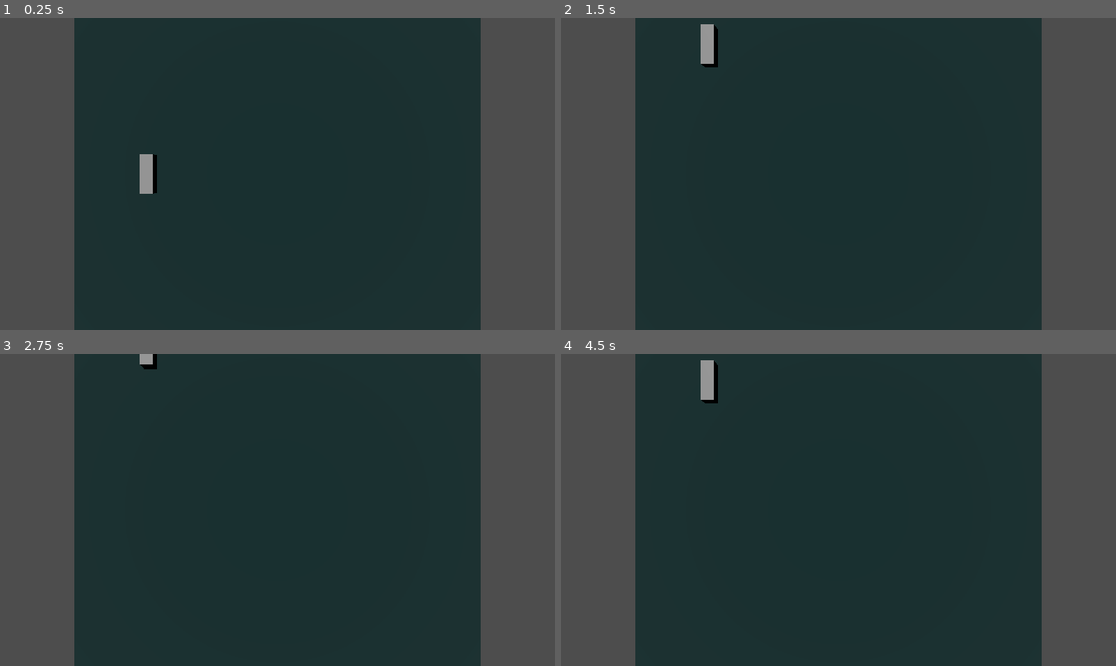
Above: before the commit, frames 1-4 (two rows, left to right).
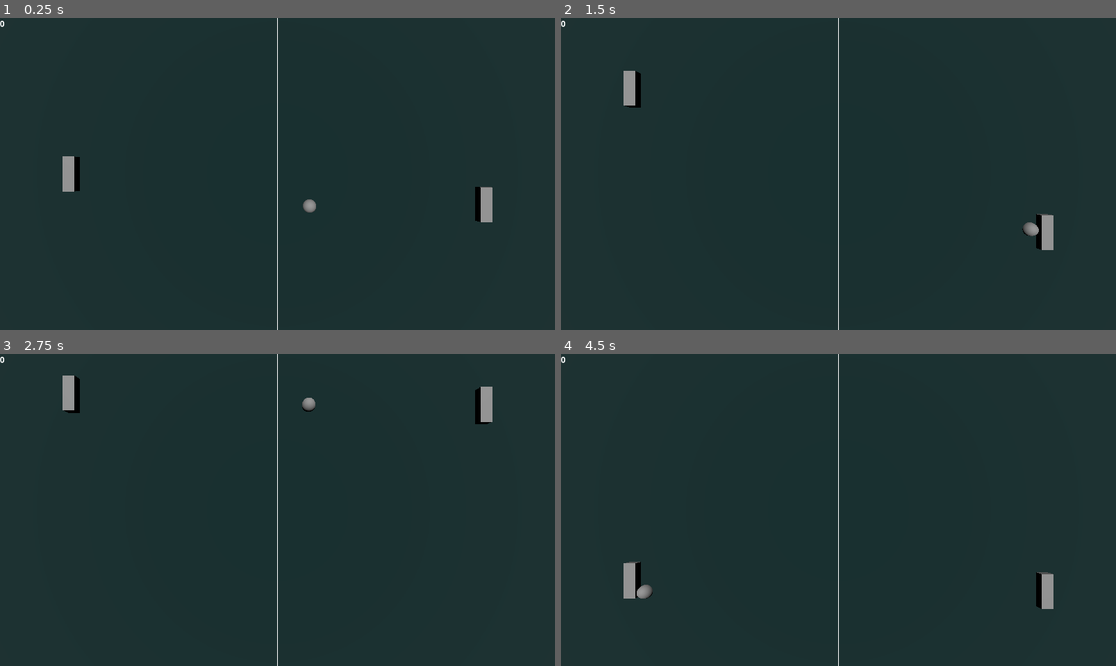
Above: after the commit, the same moments.

Repository: jmb462/Pong-Godot
Game: Godot game, scene res://main.tscn
The game is run twice, just before and just after one commit, with the same random seed, the same clock (stepped at 60 frames per second) and the same inputs.
Inputs:
- Up to frame 1 (0.25 s): no input
- Up to frame 2 (1.5 s): hold Up (up) 0.53-1.28 s; hold Down (down) from 1.28 s (still down)
- Up to frame 3 (2.75 s): release Down (down) at 2.03 s; hold Up (up) from 2.03 s (still down)
- Up to frame 4 (4.5 s): release Up (up) at 3.53 s; hold Down (down) from 3.53 s (still down)

The runs differ from the first frame. In frame 1, 28% of the frame differs, in the area x 0-100%, y 0-100%; in frame 2, 28%; in frame 3, 27%; in frame 4, 28%.

Commit message:
Ajout de la balle et de son déplacement, deuxième raquette et limite de l'écran

Diff:
--- /dev/null
+++ b/DrawManager.gd
@@ -0,0 +1,14 @@
+extends Node2D
+
+
+# Called when the node enters the scene tree for the first time.
+func _ready():
+	pass # Replace with function body.
+
+
+# Called every frame. 'delta' is the elapsed time since the previous frame.
+func _process(delta):
+	pass
+
+func _draw():
+	draw_line(Vector2(get_owner().screenWidth/2, 0), Vector2(get_owner().screenWidth/2, get_owner().screenHeight), Color.WHITE)
--- /dev/null
+++ b/ball.gd
@@ -0,0 +1,50 @@
+extends CharacterBody3D
+
+@export var speed = 16
+
+var dir = Vector3.ZERO
+
+var hasBouncedThisFrame = false
+
+# Called when the node enters the scene tree for the first time.
+func _ready():
+	reset()
+
+# Called every frame. 'delta' is the elapsed time since the previous frame.
+func _process(delta):
+	velocity = dir
+	velocity = velocity.normalized() * speed
+	move_and_slide()
+
+func _physics_process(delta):
+	print(dir)
+
+	for index in range(get_slide_collision_count()):
+		var collision = get_slide_collision(index)
+		if hasBouncedThisFrame == false:
+			if collision.get_collider().is_in_group("pad"):
+				bounceX()
+			if collision.get_collider().name == "BottomWall":
+				bounceY()
+			if collision.get_collider().name == "TopWall":
+				bounceY()
+			if collision.get_collider().name == "LeftWall":
+				bounceX()
+			if collision.get_collider().name == "RightWall":
+				bounceX()
+
+	hasBouncedThisFrame = false
+
+func reset():
+	dir.x = 1
+	dir.z = 1
+
+func bounceX():
+	print("Rebond X")
+	dir.x = -dir.x
+	hasBouncedThisFrame = true
+
+func bounceY():
+	print("Rebond Y")
+	dir.z = -dir.z
+	hasBouncedThisFrame = true
--- /dev/null
+++ b/ball.tscn
@@ -0,0 +1,21 @@
+[gd_scene load_steps=4 format=3 uid="uid://c3r11cghnqbs8"]
+
+[ext_resource type="Script" path="res://ball.gd" id="1_0bseo"]
+
+[sub_resource type="SphereMesh" id="SphereMesh_vexau"]
+
+[sub_resource type="SphereShape3D" id="SphereShape3D_4myek"]
+margin = 0.1
+radius = 0.6
+
+[node name="Ball" type="CharacterBody3D"]
+collision_layer = 4
+collision_mask = 10
+script = ExtResource("1_0bseo")
+
+[node name="MeshInstance3D" type="MeshInstance3D" parent="."]
+transform = Transform3D(1.2, 0, 0, 0, 1.2, 0, 0, 0, 1.2, 0, 0, 0)
+mesh = SubResource("SphereMesh_vexau")
+
+[node name="CollisionShape3D" type="CollisionShape3D" parent="."]
+shape = SubResource("SphereShape3D_4myek")
--- /dev/null
+++ b/canvas.tscn
@@ -0,0 +1,26 @@
+[gd_scene load_steps=3 format=3 uid="uid://dbto0p13bmgw8"]
+
+[ext_resource type="Script" path="res://playerScore1.gd" id="1_7rvjq"]
+[ext_resource type="Script" path="res://playerScore2.gd" id="2_q6u04"]
+
+[node name="Canvas" type="Control"]
+layout_mode = 3
+anchors_preset = 15
+anchor_right = 1.0
+anchor_bottom = 1.0
+grow_horizontal = 2
+grow_vertical = 2
+
+[node name="playerScore1" type="Label" parent="."]
+layout_mode = 0
+offset_right = 40.0
+offset_bottom = 23.0
+text = "0"
+script = ExtResource("1_7rvjq")
+
+[node name="playerScore2" type="Label" parent="."]
+layout_mode = 0
+offset_right = 40.0
+offset_bottom = 23.0
+text = "0"
+script = ExtResource("2_q6u04")
--- /dev/null
+++ b/draw_manager.tscn
@@ -0,0 +1,6 @@
+[gd_scene load_steps=2 format=3 uid="uid://dhwfh5iljou7n"]
+
+[ext_resource type="Script" path="res://DrawManager.gd" id="1_2ghy6"]
+
+[node name="DrawManager" type="Node2D"]
+script = ExtResource("1_2ghy6")
--- /dev/null
+++ b/main.gd
@@ -0,0 +1,21 @@
+extends Node3D
+
+var screenWidth
+var screenHeight
+
+var playerScore1
+var playerScore2
+
+func _ready():
+	var viewport = get_viewport()
+	screenWidth = viewport.size.x
+	screenHeight = viewport.size.y
+
+	playerScore1 = 0
+	playerScore2 = 0
+
+func addScore(playerNb):
+	if playerNb == 1:
+		playerScore1 += 1
+	elif playerNb == 2:
+		playerScore2 += 1
--- a/main.tscn
+++ b/main.tscn
@@ -1,24 +1,77 @@
-[gd_scene load_steps=4 format=3 uid="uid://duawakmiirdpp"]
+[gd_scene load_steps=11 format=3 uid="uid://duawakmiirdpp"]
 
 [ext_resource type="PackedScene" uid="uid://c3cogn2qrosr" path="res://pad1.tscn" id="1_713db"]
+[ext_resource type="Script" path="res://main.gd" id="1_npgrm"]
+[ext_resource type="PackedScene" uid="uid://dxjmiqx58idlv" path="res://pad_2.tscn" id="2_5glmr"]
+[ext_resource type="PackedScene" uid="uid://c3r11cghnqbs8" path="res://ball.tscn" id="3_lsgco"]
+[ext_resource type="PackedScene" uid="uid://dhwfh5iljou7n" path="res://draw_manager.tscn" id="5_d2v7a"]
+[ext_resource type="PackedScene" uid="uid://dbto0p13bmgw8" path="res://canvas.tscn" id="6_1cviw"]
 
 [sub_resource type="StandardMaterial3D" id="StandardMaterial3D_t1y5m"]
 albedo_color = Color(0, 0.156863, 0.156863, 1)
 
 [sub_resource type="PlaneMesh" id="PlaneMesh_inxwl"]
 
+[sub_resource type="BoxShape3D" id="BoxShape3D_x77x8"]
+size = Vector3(64, 1, 1)
+
+[sub_resource type="BoxShape3D" id="BoxShape3D_7apjb"]
+size = Vector3(1, 1, 32)
+
 [node name="Main" type="Node3D"]
+script = ExtResource("1_npgrm")
 
 [node name="MeshInstance3D" type="MeshInstance3D" parent="."]
-transform = Transform3D(16, 0, 0, 0, 1, 0, 0, 0, 16, 0, 0, 0)
+transform = Transform3D(64, 0, 0, 0, 4, 0, 0, 0, 64, 0, 0, 0)
 material_override = SubResource("StandardMaterial3D_t1y5m")
 mesh = SubResource("PlaneMesh_inxwl")
 
 [node name="Camera3D" type="Camera3D" parent="."]
-transform = Transform3D(1, 0, 0, 0, -4.37114e-08, 1, 0, -1, -4.37114e-08, 0, 16, 0)
+transform = Transform3D(1, 0, 0, 0, -4.37114e-08, 1, 0, -1, -4.37114e-08, 0, 18, 0)
 
 [node name="DirectionalLight3D" type="DirectionalLight3D" parent="."]
 transform = Transform3D(1, 0, 0, 0, -0.258819, 0.965926, 0, -0.965926, -0.258819, 0, 12.9602, -22.2714)
 
-[node name="Pad1" parent="." instance=ExtResource("1_713db")]
-transform = Transform3D(-1, 0, 8.74228e-08, 0, 1, 0, -8.74228e-08, 0, -1, -10, 0, 0)
+[node name="Pad1" parent="." groups=["pad"] instance=ExtResource("1_713db")]
+transform = Transform3D(-1, 0, 8.74228e-08, 0, 1, 0, -8.74228e-08, 0, -1, -18, 0, 0)
+
+[node name="Pad2" parent="." groups=["pad"] instance=ExtResource("2_5glmr")]
+transform = Transform3D(1, 0, 0, 0, 1, 0, 0, 0, 1, 18, 0, 0)
+
+[node name="Ball" parent="." instance=ExtResource("3_lsgco")]
+
+[node name="TopWall" type="StaticBody3D" parent="."]
+transform = Transform3D(1, 0, 0, 0, 1, 0, 0, 0, 1, 0, 0, -12)
+collision_layer = 8
+collision_mask = 15
+
+[node name="CollisionShape3D" type="CollisionShape3D" parent="TopWall"]
+shape = SubResource("BoxShape3D_x77x8")
+
+[node name="BottomWall" type="StaticBody3D" parent="."]
+transform = Transform3D(1, 0, 0, 0, 1, 0, 0, 0, 1, 0, 0, 12)
+collision_layer = 8
+collision_mask = 15
+
+[node name="CollisionShape3D" type="CollisionShape3D" parent="BottomWall"]
+shape = SubResource("BoxShape3D_x77x8")
+
+[node name="RightWall" type="StaticBody3D" parent="."]
+collision_layer = 8
+collision_mask = 15
+
+[node name="CollisionShape3D" type="CollisionShape3D" parent="RightWall"]
+transform = Transform3D(1, 0, 0, 0, 1, 0, 0, 0, 1, 24, 0, 0)
+shape = SubResource("BoxShape3D_7apjb")
+
+[node name="LeftWall" type="StaticBody3D" parent="."]
+collision_layer = 8
+collision_mask = 15
+
+[node name="CollisionShape3D" type="CollisionShape3D" parent="LeftWall"]
+transform = Transform3D(1, 0, 0, 0, 1, 0, 0, 0, 1, -24, 0, 0)
+shape = SubResource("BoxShape3D_7apjb")
+
+[node name="DrawManager" parent="." instance=ExtResource("5_d2v7a")]
+
+[node name="Canvas" parent="." instance=ExtResource("6_1cviw")]
--- a/pad1.tscn
+++ b/pad1.tscn
@@ -7,7 +7,8 @@
 [sub_resource type="BoxShape3D" id="BoxShape3D_0otmp"]
 
 [node name="Pad1" type="CharacterBody3D"]
-transform = Transform3D(1, 0, 0, 0, 1, 0, 0, 0, 1, -10, 0, 0)
+collision_layer = 2
+collision_mask = 12
 script = ExtResource("1_rtnyg")
 
 [node name="MeshInstance3D" type="MeshInstance3D" parent="."]
--- /dev/null
+++ b/pad2.gd
@@ -0,0 +1,5 @@
+extends CharacterBody3D
+
+# Called every frame. 'delta' is the elapsed time since the previous frame.
+func _process(delta):
+	position.z = get_node("../Ball").position.z
--- /dev/null
+++ b/pad_2.tscn
@@ -0,0 +1,20 @@
+[gd_scene load_steps=4 format=3 uid="uid://dxjmiqx58idlv"]
+
+[ext_resource type="Script" path="res://pad2.gd" id="1_tvr0o"]
+
+[sub_resource type="BoxMesh" id="BoxMesh_kr00w"]
+
+[sub_resource type="BoxShape3D" id="BoxShape3D_ksy2u"]
+size = Vector3(1, 1, 3)
+
+[node name="Pad2" type="CharacterBody3D"]
+collision_layer = 2
+collision_mask = 12
+script = ExtResource("1_tvr0o")
+
+[node name="MeshInstance3D" type="MeshInstance3D" parent="."]
+transform = Transform3D(1, 0, 0, 0, 1, 0, 0, 0, 3, 0, 0, 0)
+mesh = SubResource("BoxMesh_kr00w")
+
+[node name="CollisionShape3D" type="CollisionShape3D" parent="."]
+shape = SubResource("BoxShape3D_ksy2u")
--- /dev/null
+++ b/playerScore1.gd
@@ -0,0 +1,11 @@
+extends Label
+
+
+# Called when the node enters the scene tree for the first time.
+func _ready():
+	pass
+
+
+# Called every frame. 'delta' is the elapsed time since the previous frame.
+func _process(delta):
+	pass
--- /dev/null
+++ b/playerScore2.gd
@@ -0,0 +1,11 @@
+extends Label
+
+
+# Called when the node enters the scene tree for the first time.
+func _ready():
+	pass # Replace with function body.
+
+
+# Called every frame. 'delta' is the elapsed time since the previous frame.
+func _process(delta):
+	pass
--- a/project.godot
+++ b/project.godot
@@ -27,3 +27,10 @@
 "events": [Object(InputEventKey,"resource_local_to_scene":false,"resource_name":"","device":0,"window_id":0,"alt_presse …(181 unchanged characters)…
 ]
 }
+
+[layer_names]
+
+3d_render/layer_1="ground"
+3d_render/layer_2="pad"
+3d_render/layer_3="ball"
+3d_render/layer_4="wall"
Not shown, added: dra88B9.tmp
